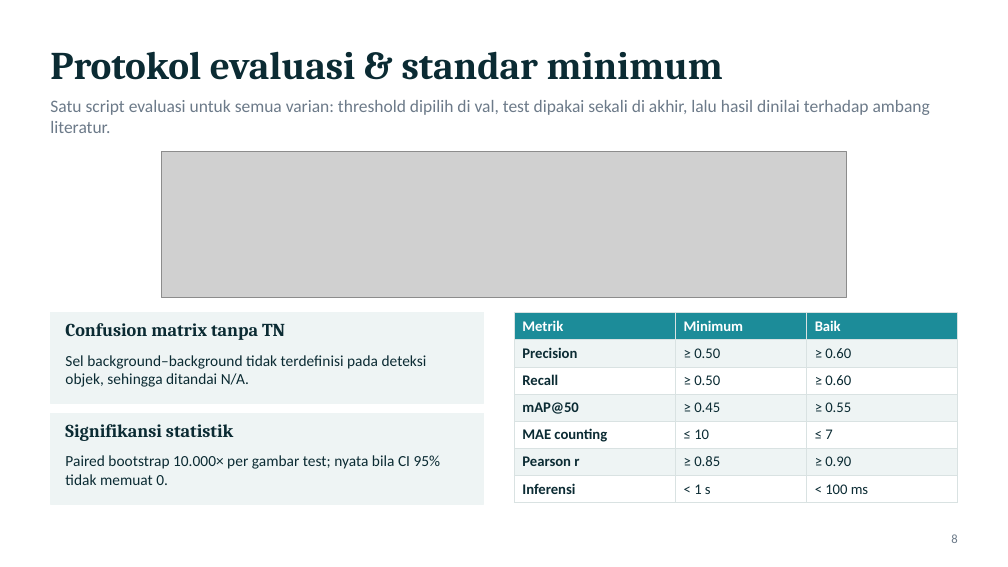
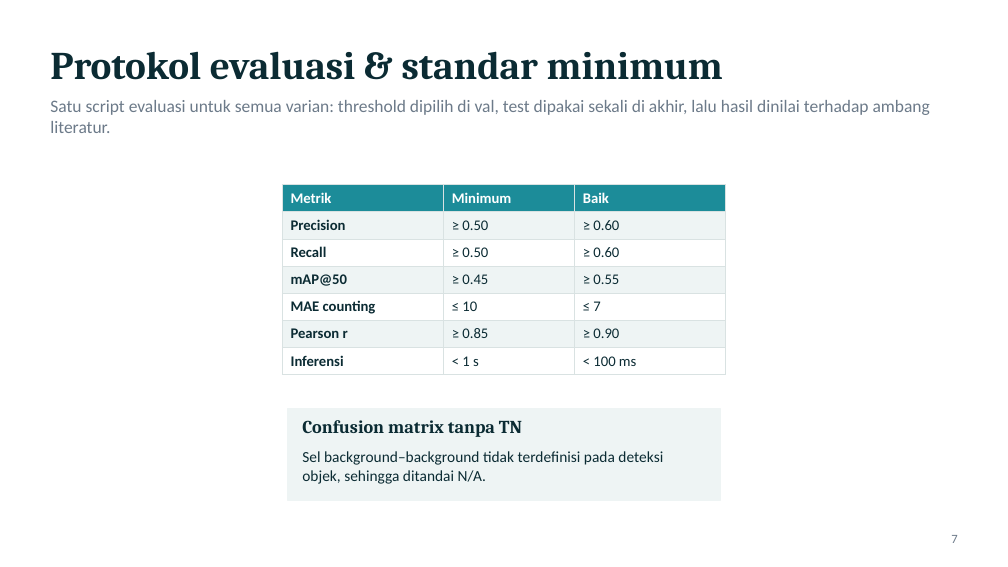
Before and after one commit to bintangprajudha/acnevision, a slide deck: slide 7 of presentasi/AcneVision_Presentasi.pptx (slide 8 before the commit). Drawn at 1008x567 pixels with LibreOffice and Linux fonts; fonts in the diff are those of the drawing; grey boxes stand for pictures. Boxes give left, top, right and bottom in pixels: in the first picture for what was removed or moved away, otherwise in the second. Text is boxed around its words. In the diff, an @@ line names an element or a change of style, - is before the commit and + after.

```diff
--- a/presentasi/AcneVision_Presentasi.pptx
+++ b/presentasi/AcneVision_Presentasi.pptx
@@ picture removed at <box>161,151,846,297</box> @@
@@ table: place and size @@
-table at <box>514,312,958,498</box>
+table at <box>282,184,726,375</box>
@@ rectangle removed at <box>50,413,484,504</box> @@
@@ 2 texts, 1 rectangle: place and size @@
-2 texts, 1 rectangle at <box>50,312,484,403</box>
+2 texts, 1 rectangle at <box>287,409,721,500</box>
@@ text removed at <box>65,424,233,441</box> @@
-Signifikansi statistik
@@ text removed at <box>65,455,441,485</box> @@
-Paired bootstrap 10.000× per gambar test; nyata bila CI 95% tidak memuat 0.
@@ page number at <box>951,535,957,543</box>: text changed @@
-8
+7
```
Also in this commit, not shown: 13 other slides changed, 25 other files.
